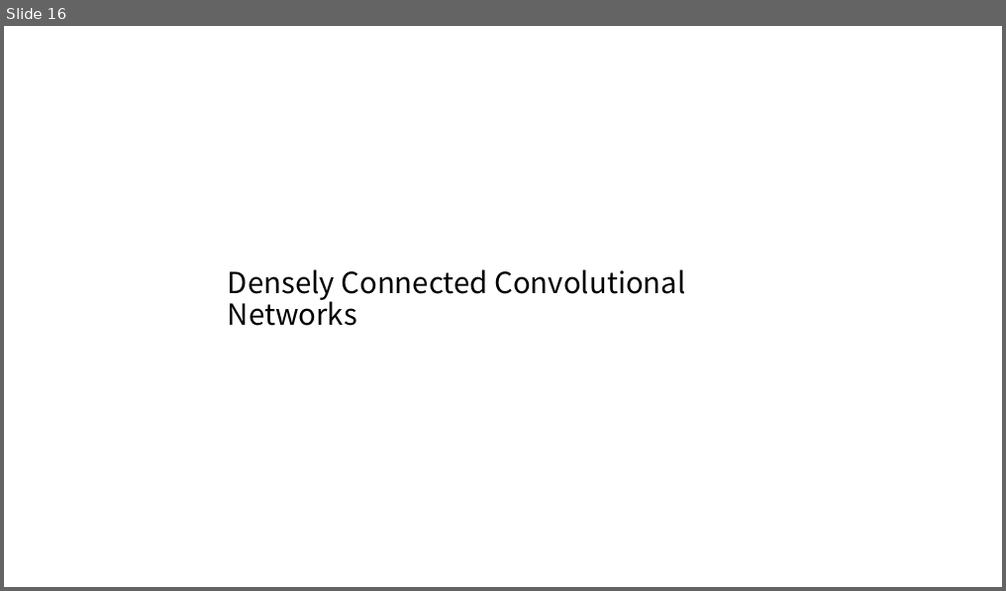
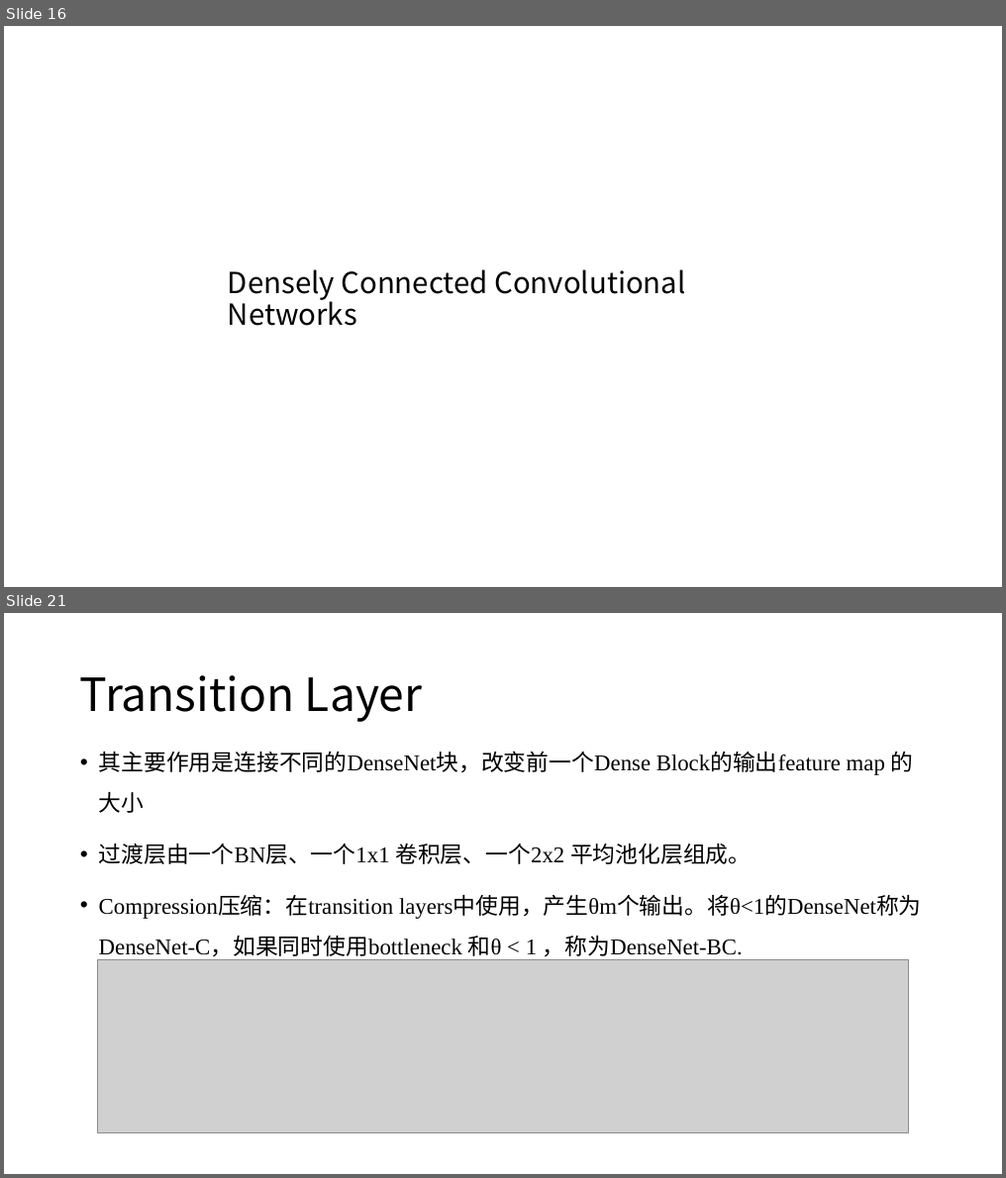
Before and after one commit to XianzhengWU/deeplearning_papernotes, a slide deck: 第二次组会_2018.10.15.pptx. Shown one above the other, each under a label of ours: slide 16 before the commit, slides 16 and 21 after it; the slides between them are not shown. The pictures are 1006x591 and 1006x1178 pixels, drawn with LibreOffice and Linux fonts; fonts in the diff are those of the drawing; grey boxes stand for pictures. Boxes give left, top, right and bottom in pixels: in the first picture for what was removed or moved away, otherwise in the second. Text is boxed around its words. In the diff, an @@ line names an element or a change of style, - is before the commit and + after.

```diff
--- a/第二次组会_2018.10.15.pptx
+++ b/第二次组会_2018.10.15.pptx
@@ slide 21 added at (4, 613, 1002, 1174), background #FFFFFF @@
@@ title added at (80, 675, 423, 722), 44 pt, text #000000 @@
+Transition Layer
@@ text added at (99, 751, 922, 960), 21.7 pt, text #000000 @@
+• 其主要作用是连接不同的DenseNet块，改变前一个Dense Block的输出feature map 的大小
+• 过渡层由一个BN层、一个1x1 卷积层、一个2x2 平均池化层组成。
+• Compression压缩：在transition layers中使用，产生θm个输出。将θ<1的DenseNet称为DenseNet-C，如果同时使用bottleneck 和θ < 1 ，称为DenseNet-BC.
@@ picture added at (98, 959, 909, 1134) @@
```
Also in this commit, not shown: 6 slides changed, 2 other slides added, 4 slides removed, 3 other files.
